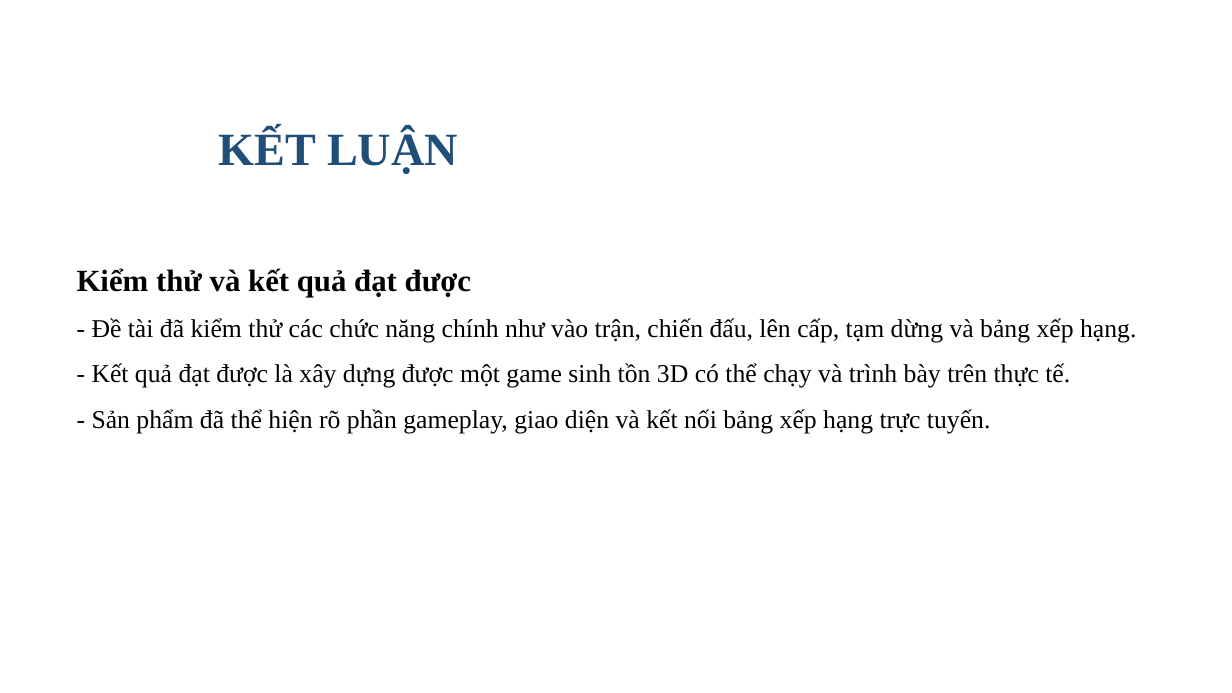
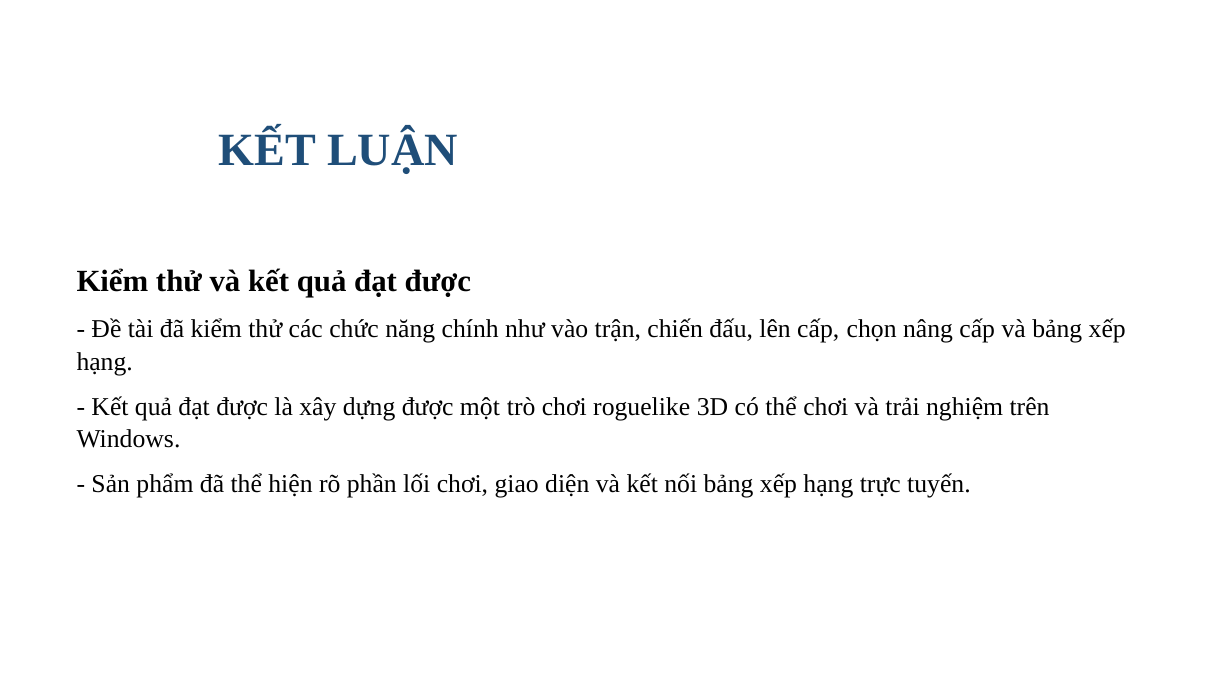
Before and after one commit to yuiai03/Roguelike_Project, a slide deck: slide 18 of output/ppt/ThaiVanHao-2121051075-DATHKT-fixed.pptx (slide 16 before the commit). Drawn at 1232x693 pixels with LibreOffice and Linux fonts; fonts in the diff are those of the drawing; background and template pictures are left out. Boxes give left, top, right and bottom in pixels: in the first picture for what was removed or moved away, otherwise in the second. Text is boxed around its words. In the diff, an @@ line names an element or a change of style, - is before the commit and + after.

```diff
--- a/output/ppt/ThaiVanHao-2121051075-DATHKT-fixed.pptx
+++ b/output/ppt/ThaiVanHao-2121051075-DATHKT-fixed.pptx
@@ text at box(77, 318, 1126, 498): text changed @@
-- Đề tài đã kiểm thử các chức năng chính như vào trận, chiến đấu, lên cấp, tạm dừng và bảng xếp hạng.
-- Kết quả đạt được là xây dựng được một game sinh tồn 3D có thể chạy và trình bày trên thực tế.
-- Sản phẩm đã thể hiện rõ phần gameplay, giao diện và kết nối bảng xếp hạng trực tuyến.
+- Đề tài đã kiểm thử các chức năng chính như vào trận, chiến đấu, lên cấp, chọn nâng cấp và bảng xếp hạng.
+- Kết quả đạt được là xây dựng được một trò chơi roguelike 3D có thể chơi và trải nghiệm trên Windows.
+- Sản phẩm đã thể hiện rõ phần lối chơi, giao diện và kết nối bảng xếp hạng trực tuyến.
```
Also in this commit, not shown: 15 other slides changed, 2 slides added, 19 other files.
